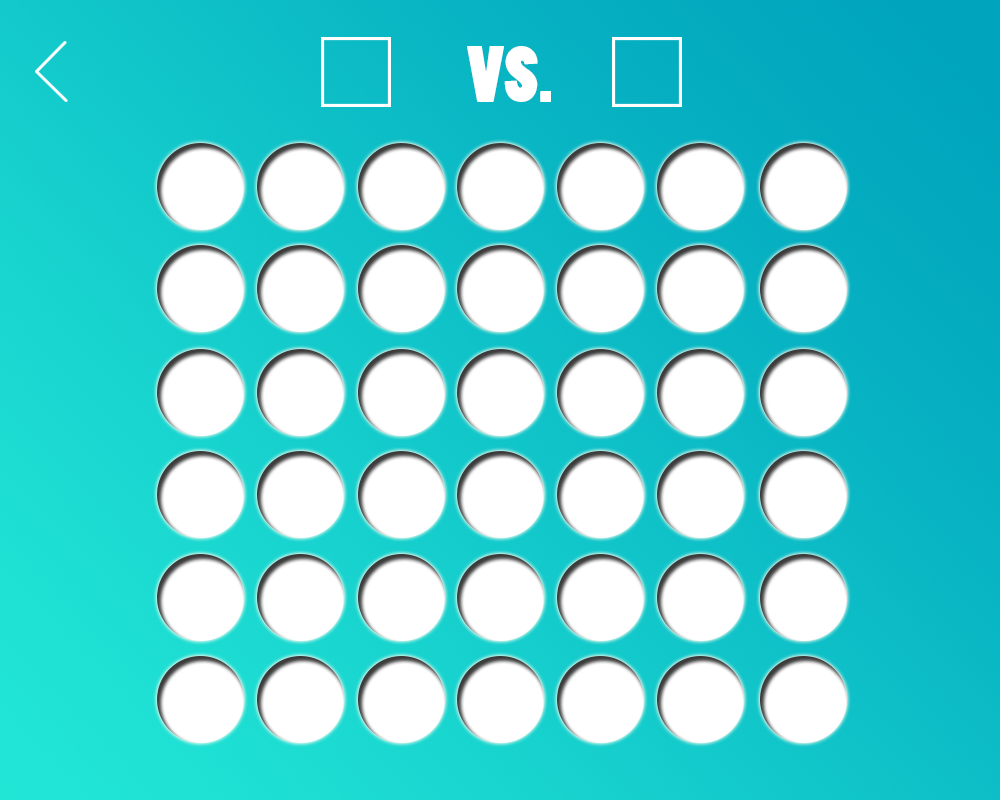
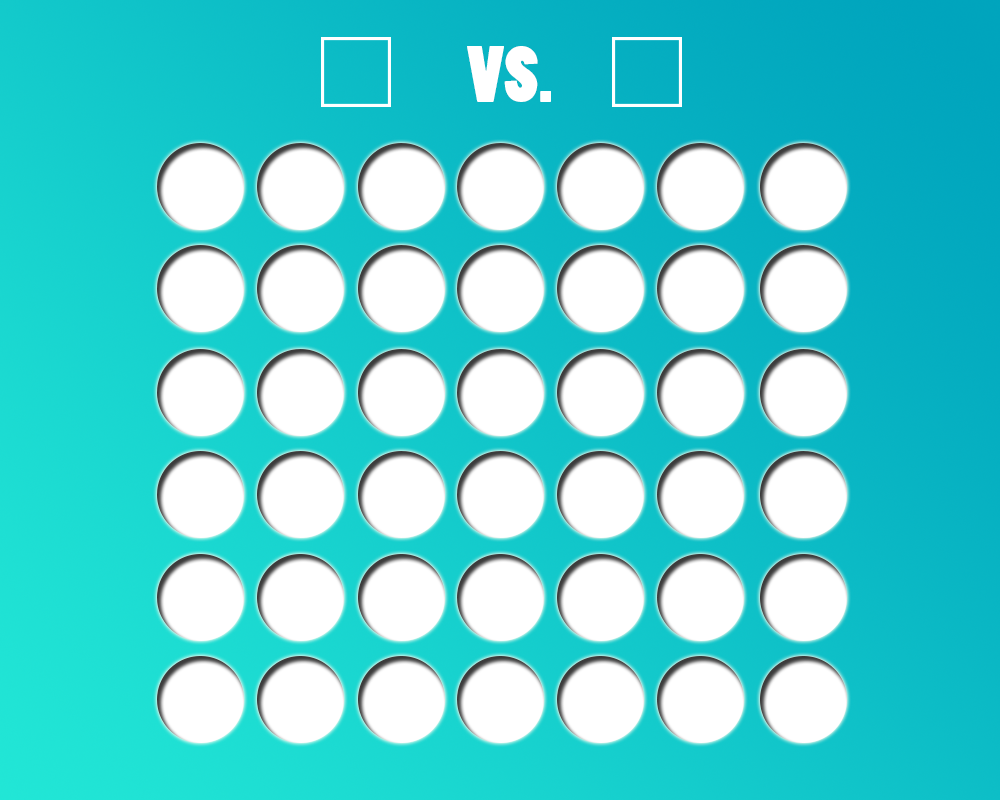
Layers edited between the first and the second 1000x800 image:
removed layer "Layer 2" over box(35, 41, 68, 102)
painted on "Rectangle 1" over box(35, 41, 68, 102)
